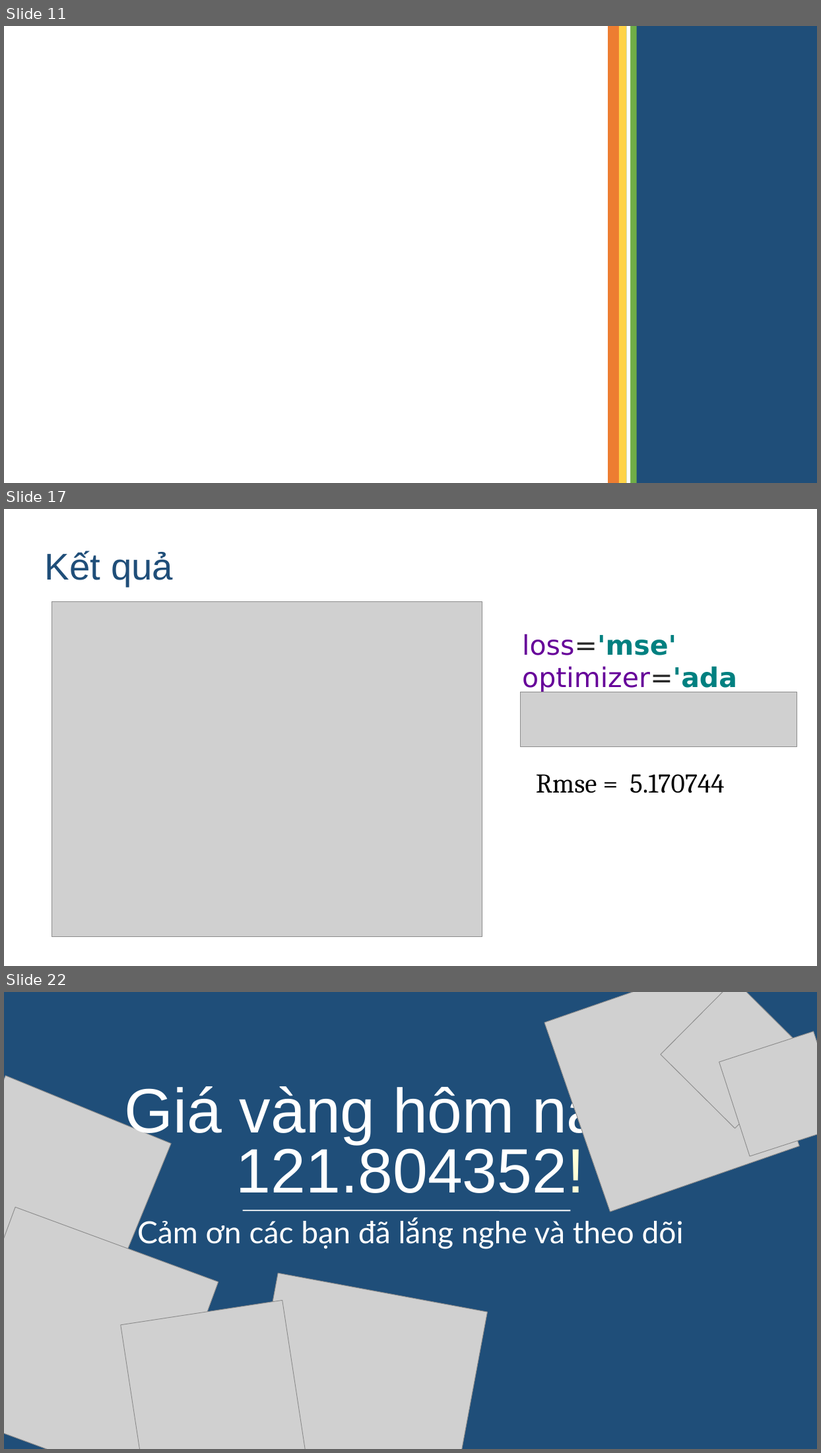
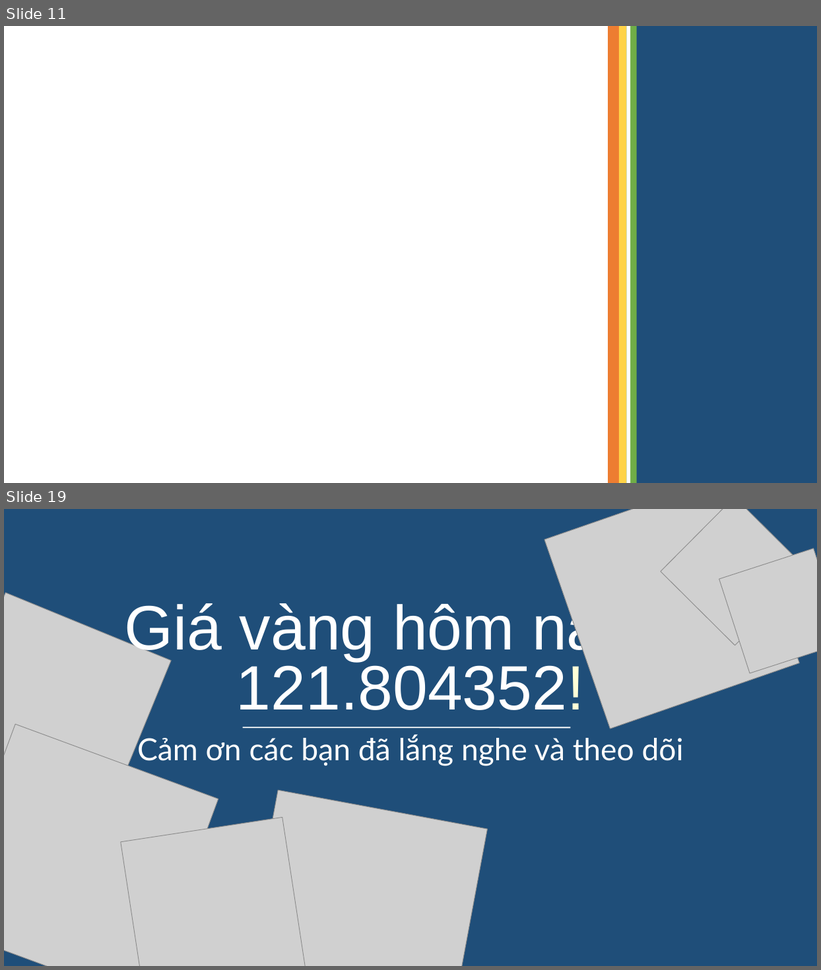
Before and after one commit to izzeroone/gold-prediction, a slide deck: slide.odp. Shown one above the other, each under a label of ours: slides 11, 17 and 22 before the commit, slides 11 and 19 after it; the slides between them are not shown. The pictures are 821x1453 and 821x970 pixels, drawn with LibreOffice and Linux fonts; fonts in the diff are those of the drawing; grey boxes stand for pictures; background and template pictures are left out. Boxes give left, top, right and bottom in pixels: in the first picture for what was removed or moved away, otherwise in the second. Text is boxed around its words. In the diff, an @@ line names an element or a change of style, - is before the commit and + after.

```diff
--- a/slide.odp
+++ b/slide.odp
@@ slide 17 removed at (4, 509, 817, 966), background #FFFFFF @@
@@ title removed at (45, 551, 173, 586) @@
-Kết quả
@@ picture removed at (52, 601, 482, 937) @@
@@ text removed at (522, 634, 737, 693) @@
-loss='mse'
-optimizer='adam'
@@ picture removed at (520, 692, 797, 747) @@
@@ text removed at (536, 774, 724, 793) @@
-Rmse = 5.170744
@@ what was slide 22 is now slide 19 @@
```
Also in this commit, not shown: 7 slides changed, 2 other slides removed.
